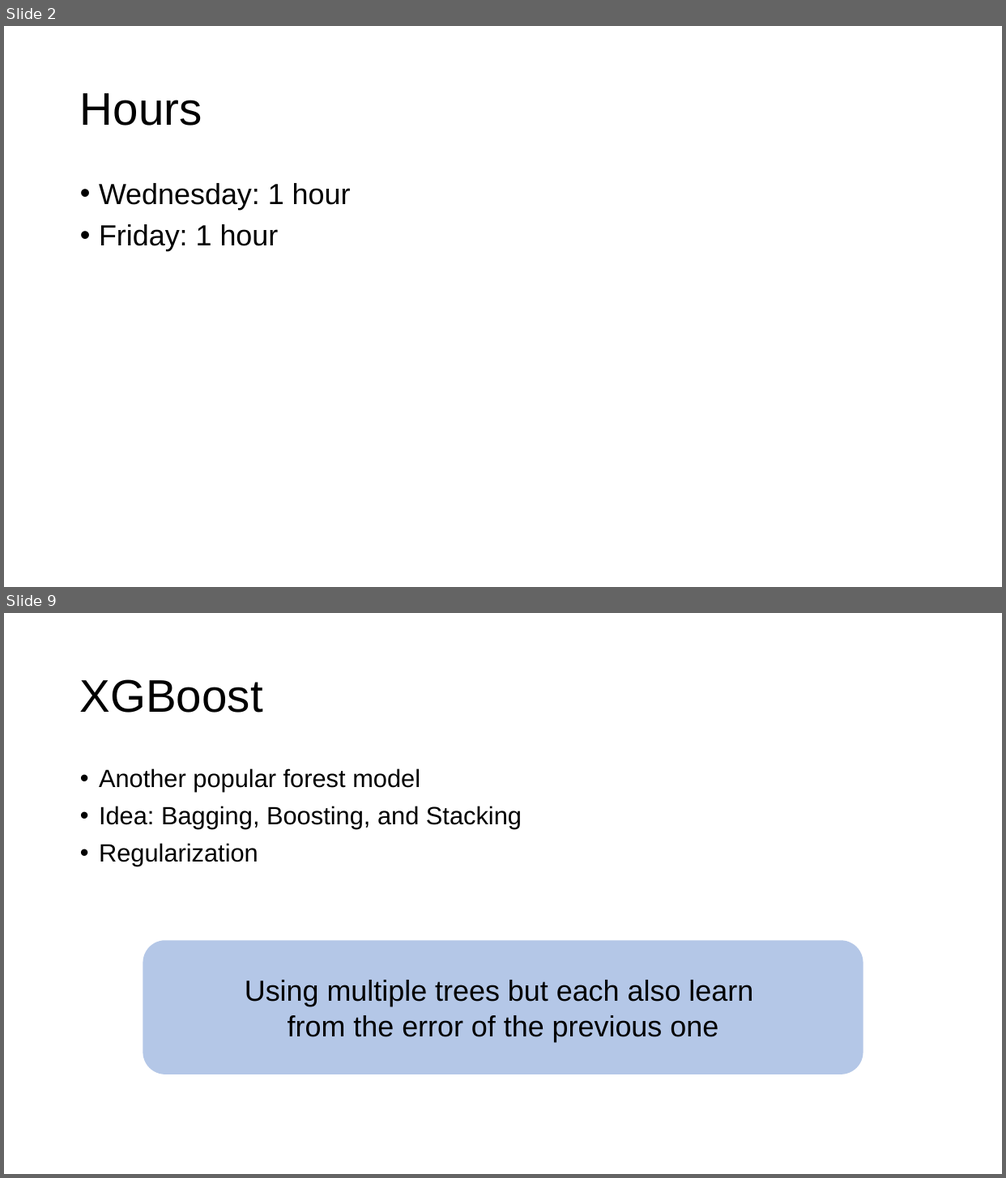
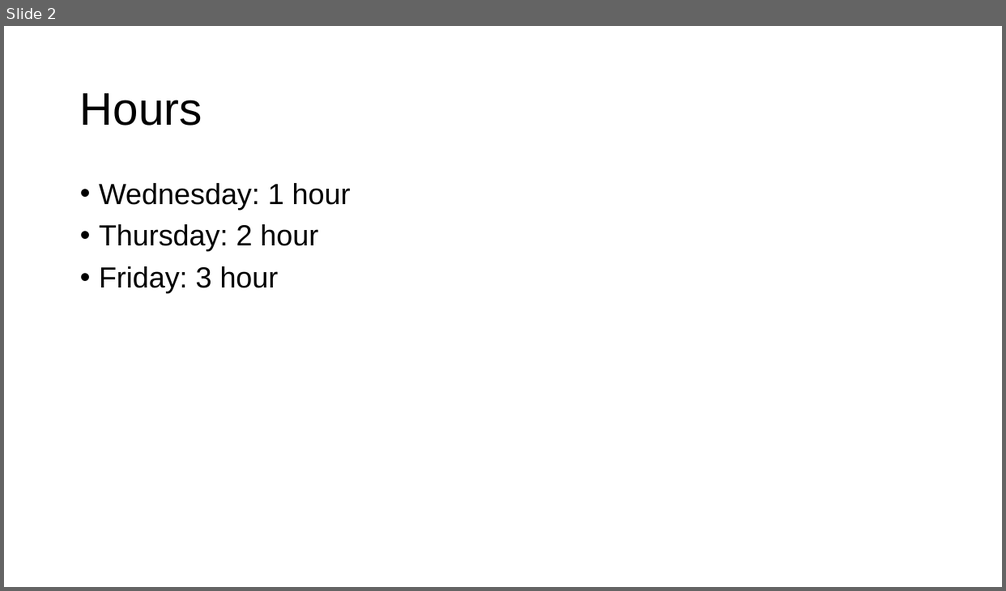
Before and after one commit to Top34051/foundry-model, a slide deck: slides/2021_03_05_Burapacheep.pptx. Shown one above the other, each under a label of ours: slides 2 and 9 before the commit, slide 2 after it; the slides between them are not shown. The pictures are 1006x1178 and 1006x591 pixels, drawn with LibreOffice and Linux fonts; fonts in the diff are those of the drawing. Boxes give left, top, right and bottom in pixels: in the first picture for what was removed or moved away, otherwise in the second. Text is boxed around its words. In the diff, an @@ line names an element or a change of style, - is before the commit and + after.

```diff
--- a/slides/2021_03_05_Burapacheep.pptx
+++ b/slides/2021_03_05_Burapacheep.pptx
@@ slide 9 removed at (4, 613, 1002, 1174), background #FFFFFF @@
@@ title removed at (80, 679, 263, 713) @@
-XGBoost
@@ text removed at (99, 769, 522, 867) @@
-• Another popular forest model
-• Idea: Bagging, Boosting, and Stacking
-• Regularization
@@ rounded rectangle removed at (143, 941, 863, 1075) @@
-Using multiple trees but each also learn
-from the error of the previous one
@@ slide 2 changed as well @@
@@ text at (99, 224, 318, 293): text changed @@
-• Friday: 1 hour
+• Thursday: 2 hour
+• Friday: 3 hour
```
Also in this commit, not shown: 1 other slide changed, 5 slides added, 6 other slides removed, 4 other files.
